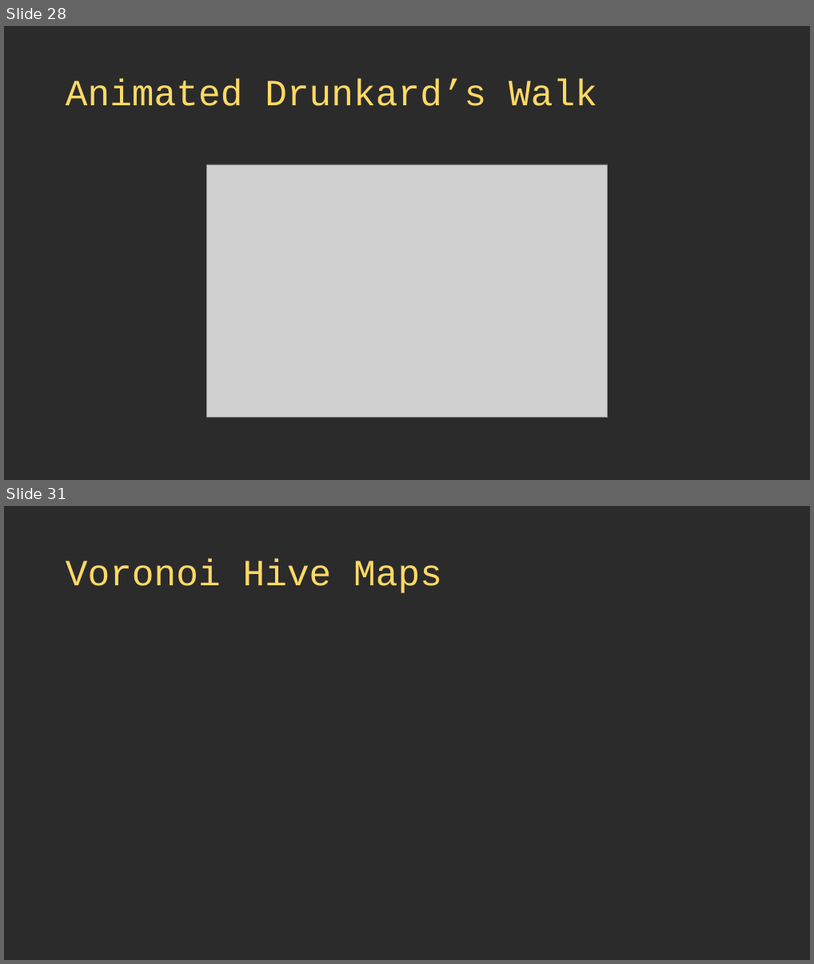
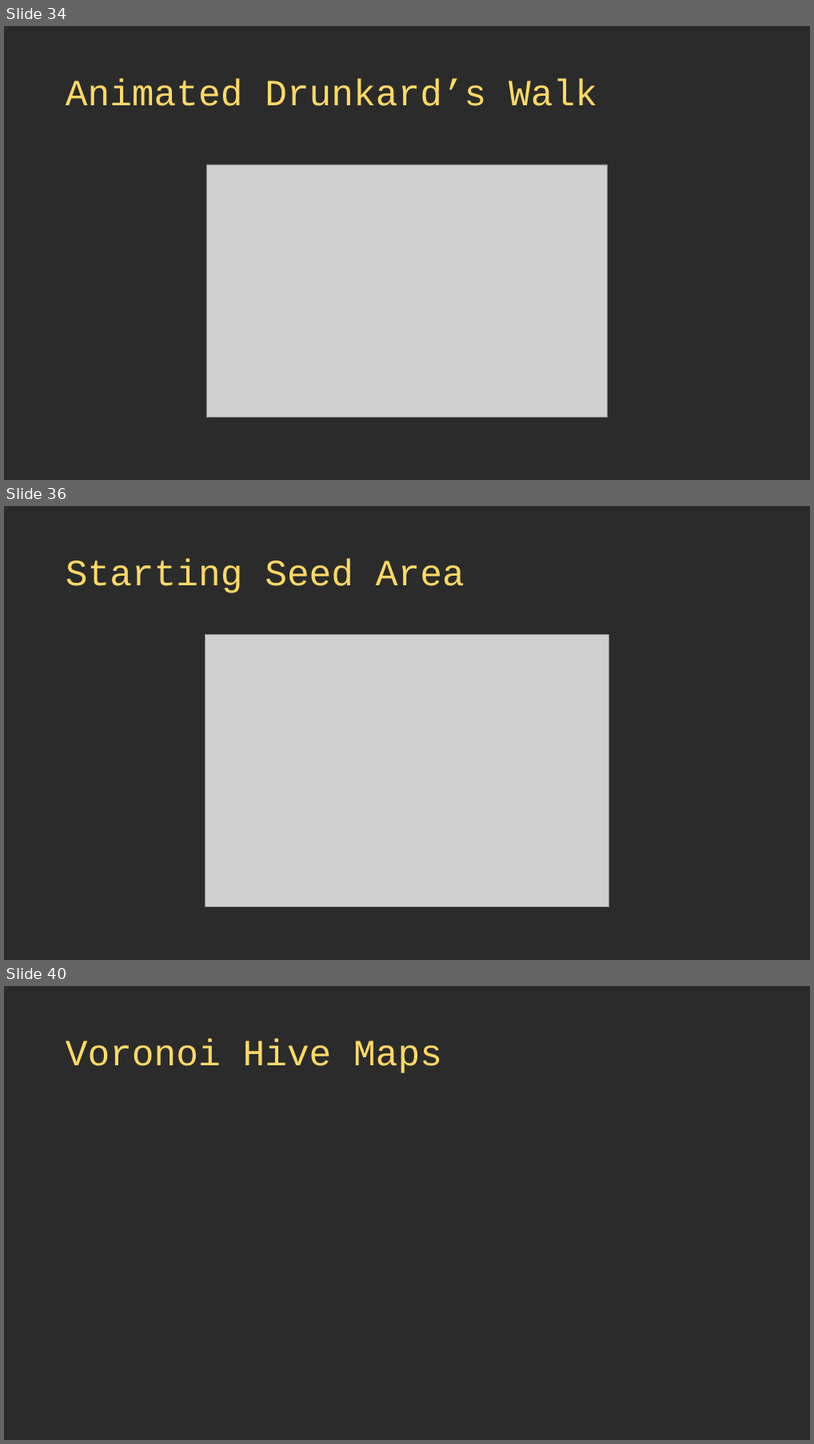
Before and after one commit to thebracket/roguelike-celebration-2020, a slide deck: Procedural Map Generation Techniques.pptx. Shown one above the other, each under a label of ours: slides 28 and 31 before the commit, slides 34, 36 and 40 after it; the slides between them are not shown. The pictures are 814x964 and 814x1444 pixels, drawn with LibreOffice and Linux fonts; fonts in the diff are those of the drawing; grey boxes stand for pictures; background and template pictures are left out; a plain dark background stands for a picture behind light text. Boxes give left, top, right and bottom in pixels: in the first picture for what was removed or moved away, otherwise in the second. Text is boxed around its words. In the diff, an @@ line names an element or a change of style, - is before the commit and + after.

```diff
--- a/Procedural Map Generation Techniques.pptx
+++ b/Procedural Map Generation Techniques.pptx
@@ slide 36 added at (4, 506, 810, 960), background picture (left out) @@
@@ title added at (66, 560, 465, 593), 44 pt, text #FFD966 @@
+Starting Seed Area
@@ picture added at (205, 635, 610, 907) @@
@@ what was slide 28 is now slide 34 @@
@@ what was slide 31 is now slide 40 @@
```
Also in this commit, not shown: 1 slide changed, 16 other slides added, 2 slides removed, 4 other files.
